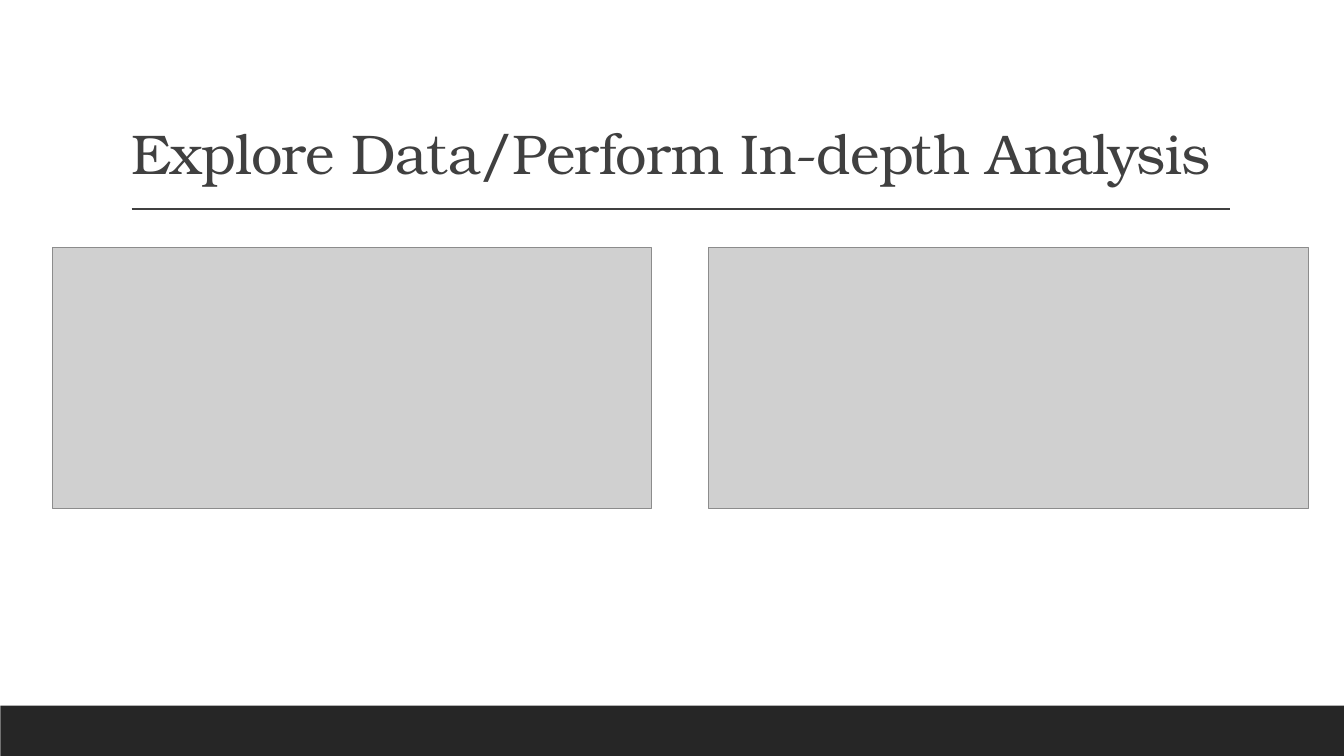
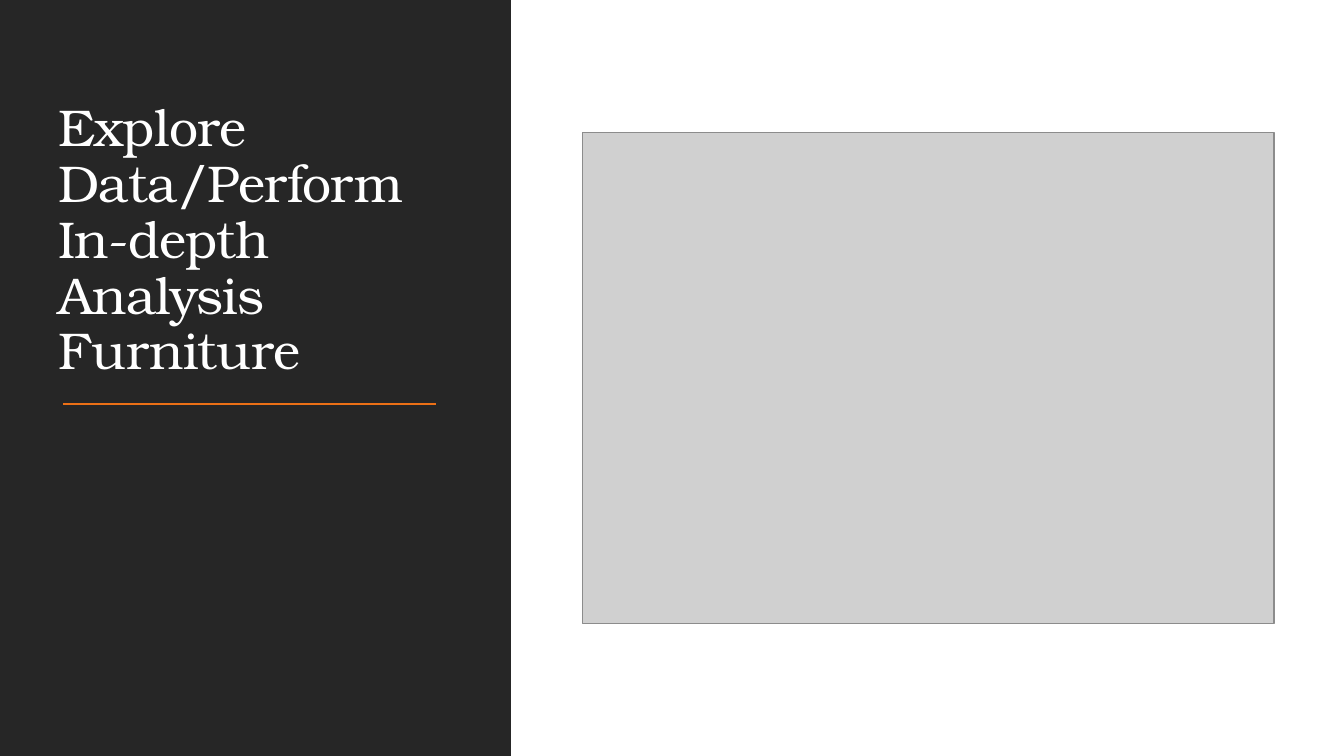
Before and after one commit to eriikcasstro/dsc-mod-4-project-v2-1-onl01-dtsc-pt-070620, a slide deck: slide 6 of XYZ Superstore Time Series Model.pptx. Drawn at 1344x756 pixels with LibreOffice and Linux fonts; fonts in the diff are those of the drawing; grey boxes stand for pictures. Boxes give left, top, right and bottom in pixels: in the first picture for what was removed or moved away, otherwise in the second. Text is boxed around its words. In the diff, an @@ line names an element or a change of style, - is before the commit and + after.

```diff
--- a/XYZ Superstore Time Series Model.pptx
+++ b/XYZ Superstore Time Series Model.pptx
@@ rectangle added at bbox=[0, 0, 1344, 756], fill #FFFFFF @@
@@ rectangle added at bbox=[0, 0, 511, 756], fill #262626 @@
@@ title at bbox=[58, 109, 403, 370]: text changed; size 40 to 36.9 pt; text colour #404040 to #FFFFFF @@
-Explore Data/Perform In-depth Analysis
+Explore Data/Perform In-depth Analysis
+Furniture
@@ picture added at bbox=[583, 132, 1274, 623] @@
@@ line removed from (132, 210) to (1231, 210) @@
@@ picture removed at bbox=[52, 248, 652, 508] @@
@@ picture removed at bbox=[709, 248, 1309, 508] @@
@@ line added from (64, 404) to (437, 404), #EC7016 1.5 pt @@
@@ rectangle removed at bbox=[0, 706, 1344, 756] @@
@@ rectangle added at bbox=[0, 706, 1344, 756], fill #262626 @@
```
Also in this commit, not shown: 4 other slides changed, 1 slide added, 2 other files.
